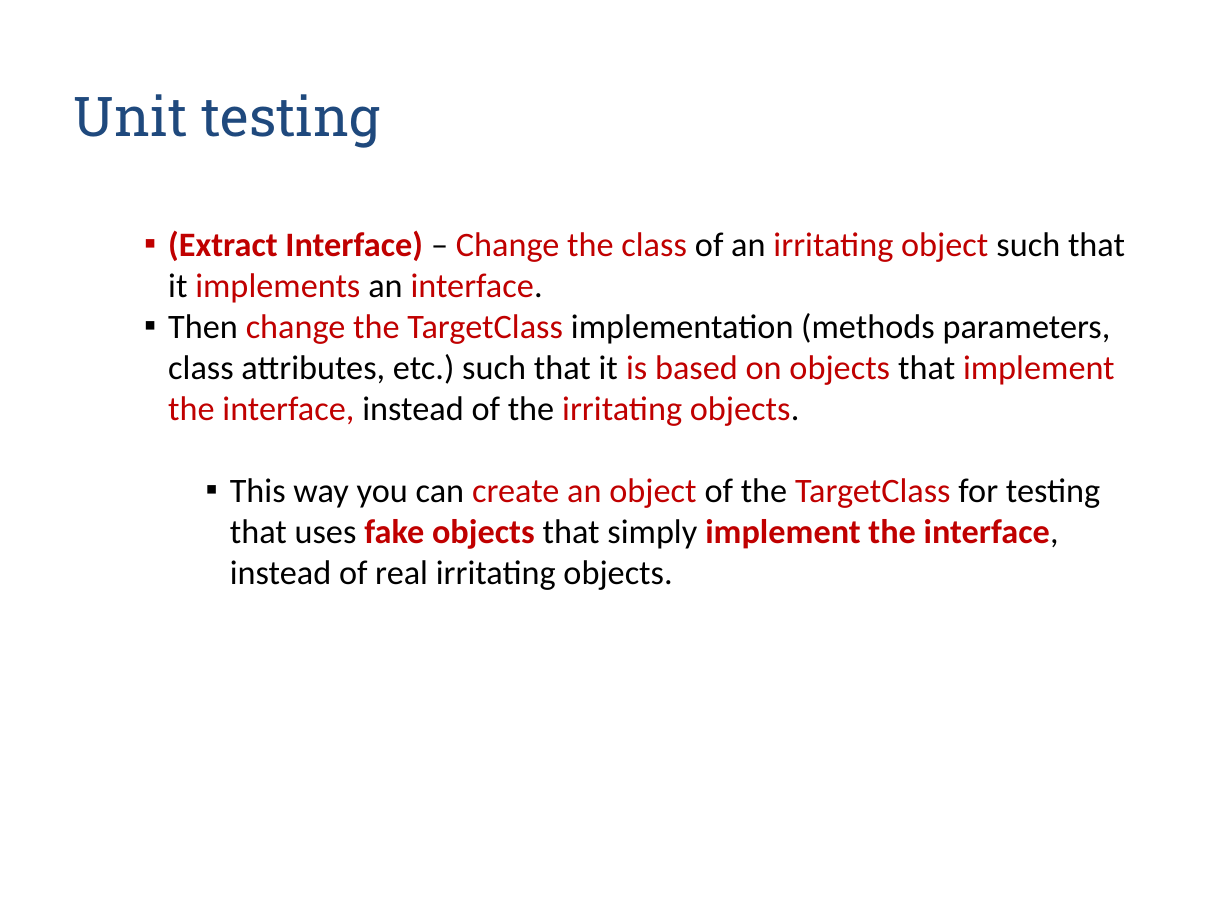
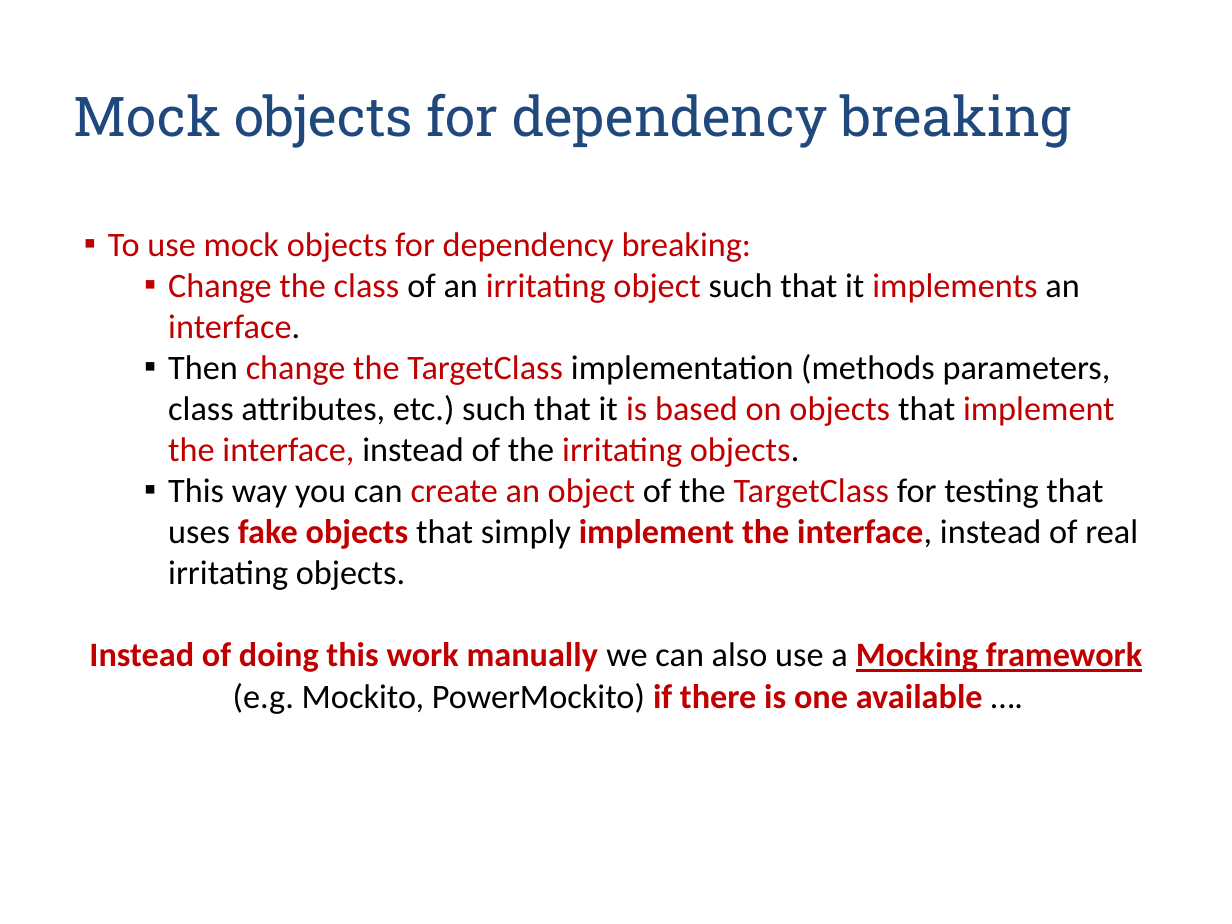
Before and after one commit to zarras/myy803-slides, a slide deck: slide 29 of 6-SoftEng-Testing.ppt (slide 34 before the commit). Drawn at 1232x924 pixels with LibreOffice and Linux fonts; fonts in the diff are those of the drawing. Boxes give left, top, right and bottom in pixels: in the first picture for what was removed or moved away, otherwise in the second. Text is boxed around its words. In the diff, an @@ line names an element or a change of style, - is before the commit and + after.

```diff
--- a/6-SoftEng-Testing.ppt
+++ b/6-SoftEng-Testing.ppt
@@ title at [74,93,1071,148]: text changed @@
-Unit testing
+Mock objects for dependency breaking
@@ text at [108,232,1079,339]: text changed @@
-  ▪ (Extract Interface) – Change the class of an irritating object such that it implements an interface.
+▪ To use mock objects for dependency breaking:
+  ▪ Change the class of an irritating object such that it implements an interface.
@@ text at [168,478,1138,590]: list level 3 to 2 in "This way you can create ..." @@
@@ text at [89,642,1142,714]: paragraph added @@
+Instead of doing this work manually we can also use a Mocking framework (e.g. Mockito, PowerMockito) if there is one available ….
```
Also in this commit, not shown: 3 other slides changed, 6 slides added, 14 slides removed, 1 other file.
